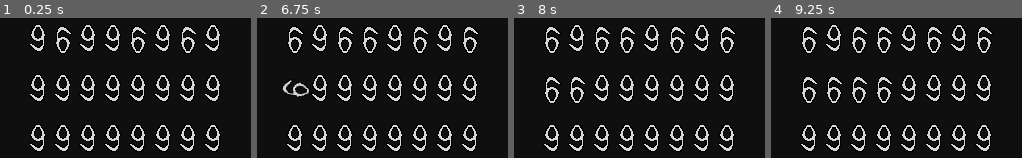
Above: before the commit, frames 1-4 (left to right).
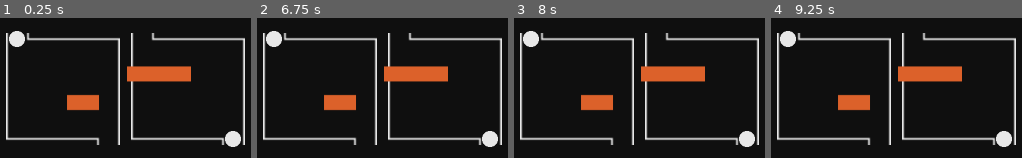
Above: after the commit, the same moments.

Repository: avodhel/project-team-test
Game: Godot game, scene res://Scenes/puzzle_dragcircles/puzzle_dragcircles.tscn
Same seed, same stepped clock (60 frames per second), same inputs: the game is played once before the commit and once after it. Before the commit the project starts from res://Scenes/puzzle_findall6sor9s/puzzle_findall6sor9s.tscn.
Inputs (mouse positions are in pixels of both pictures, inside the frame that each line leads up to):
- Up to frame 1 (0.25 s): no input
- Up to frame 2 (6.75 s): tap Enter at 0.5, 2, 3.5 s; drag from (294, 39) to (369, 39) at 0.52 s; tap Space at 1.25, 2.75, 4.25 s; drag from (319, 39) to (395, 39) at 1.27 s; move the mouse to (344, 39) at 2.02 s; click (344, 39) at 2.17 s; drag from (369, 39) to (445, 39) at 2.77 s; drag from (395, 39) to (470, 39) at 3.52 s; drag from (420, 39) to (344, 39) at 4.27 s; move the mouse to (445, 39) at 5.02 s; click (445, 39) at 5.17 s; drag from (470, 39) to (369, 39) at 5.77 s; drag from (294, 89) to (420, 39) at 6.52 s
- Up to frame 3 (8 s): drag from (576, 89) to (677, 39) at 7.27 s
- Up to frame 4 (9.25 s): move the mouse to (858, 89) at 8.02 s; click (858, 89) at 8.17 s; drag from (883, 89) to (959, 39) at 8.77 s

The runs differ from the first frame. In frame 1, 20% of the frame differs, in the area x 2-98%, y 5-95%; in frame 2, 20%; in frame 3, 20%; in frame 4, 20%.

Commit message:
collision between circles and platform

Diff:
--- a/Project Team Test/Scenes/puzzle_dragcircles/circle.tscn
+++ b/Project Team Test/Scenes/puzzle_dragcircles/circle.tscn
@@ -7,15 +7,17 @@
 radius = 16.6965
 
 [node name="Circle" type="Node2D"]
+
+[node name="Body" type="KinematicBody2D" parent="."]
 position = Vector2( 137, 100 )
 scale = Vector2( 0.5, 0.5 )
+input_pickable = true
 script = ExtResource( 2 )
 
-[node name="Area2D" type="Area2D" parent="."]
-
-[node name="Sprite" type="Sprite" parent="Area2D"]
+[node name="Sprite" type="Sprite" parent="Body"]
 texture = ExtResource( 1 )
 
-[node name="CollisionShape2D" type="CollisionShape2D" parent="Area2D"]
+[node name="CollisionShape2D" type="CollisionShape2D" parent="Body"]
 shape = SubResource( 1 )
-[connection signal="input_event" from="Area2D" to="." method="_on_Area2D_input_event"]
+[connection signal="input_event" from="Body" to="Body" method="_on_Body_input_event"]
+[connection signal="mouse_entered" from="Body" to="Body" method="_on_Body_mouse_entered"]
--- a/Project Team Test/Scenes/puzzle_dragcircles/movecircles.tscn
+++ b/Project Team Test/Scenes/puzzle_dragcircles/movecircles.tscn
@@ -1,13 +1,13 @@
 [gd_scene load_steps=3 format=2]
 
 [ext_resource path="res://Scenes/puzzle_dragcircles/circle.tscn" type="PackedScene" id=1]
-[ext_resource path="res://Scripts/puzzle_dragcircles/move_circles.gd" type="Script" id=2]
+[ext_resource path="res://Scripts/puzzle_dragcircles/movecircles.gd" type="Script" id=2]
 
 [node name="Circles" type="Node2D"]
 script = ExtResource( 2 )
 
 [node name="Circle" parent="." instance=ExtResource( 1 )]
-position = Vector2( 245, 150 )
+position = Vector2( -108, -50 )
 
 [node name="Circle2" parent="." instance=ExtResource( 1 )]
-position = Vector2( 25, 50 )
+position = Vector2( 108, 50 )
--- a/Project Team Test/Scenes/puzzle_dragcircles/platform.tscn
+++ b/Project Team Test/Scenes/puzzle_dragcircles/platform.tscn
@@ -7,18 +7,16 @@
 position = Vector2( 137, 100 )
 scale = Vector2( 1.75, 1.75 )
 
-[node name="left" type="Area2D" parent="."]
+[node name="left" type="StaticBody2D" parent="."]
 
 [node name="Sprite" type="Sprite" parent="left"]
 position = Vector2( -0.5, 0 )
-scale = Vector2( 1, 1 )
 texture = ExtResource( 1 )
 
 [node name="CollisionPolygon2D" type="CollisionPolygon2D" parent="left"]
-scale = Vector2( 1, 1 )
 polygon = PoolVector2Array( -31.3615, -31.2727, -31.3615, 28.7304, 20.1563, 28.1243, 20.3583, 31.5588, -31.1594, 28.9324 )
 
-[node name="right" type="Area2D" parent="."]
+[node name="right" type="StaticBody2D" parent="."]
 
 [node name="Sprite2" type="Sprite" parent="right"]
 position = Vector2( 0.5, 0 )
--- a/Project Team Test/Scripts/puzzle_dragcircles/circle.gd
+++ b/Project Team Test/Scripts/puzzle_dragcircles/circle.gd
@@ -1,17 +1,22 @@
-extends Node2D
+extends KinematicBody2D
 
+var mouse_entered = false
 var drag_mouse = false
+var draggingDistance = Vector2(0, 0)
+var dir = 0
 
-func _ready():
-	pass # Replace with function body.
-
-func _process(delta):
-	if(drag_mouse):
-		self.position = get_viewport().get_mouse_position()
-
-func _on_Area2D_input_event(viewport, event, shape_idx):
-	if (event is InputEventMouseButton):
-		if event.pressed:
+func _on_Body_input_event(viewport, event, shape_idx):
+	if event is InputEventMouseButton:
+		if event.is_pressed() && mouse_entered:
+			draggingDistance = position.distance_to(get_viewport().get_mouse_position())
+			dir = (get_viewport().get_mouse_position() - position).normalized()
 			drag_mouse = true
 		else:
 			drag_mouse = false
+	elif event is InputEventMouseMotion:
+		if drag_mouse:
+			var newPosition = get_viewport().get_mouse_position() - draggingDistance * dir
+			move_and_collide(newPosition - position )
+
+func _on_Body_mouse_entered():
+	mouse_entered = true
--- a/Project Team Test/Scripts/puzzle_dragcircles/move_circles.gd
+++ b/Project Team Test/Scripts/puzzle_dragcircles/movecircles.gd
@@ -1,10 +1,7 @@
 extends Node2D
 
-onready var circle1 = $Circle
-onready var circle2 = $Circle2
-
-func _ready():
-	pass # Replace with function body.
+onready var circle1 = $Circle/Body
+onready var circle2 = $Circle2/Body
 
 func _process(delta):
 	if circle1.drag_mouse:
--- a/Project Team Test/project.godot
+++ b/Project Team Test/project.godot
@@ -16,15 +16,13 @@
 [application]
 
 config/name="Project Team Test"
-run/main_scene="res://Scenes/puzzle_findall6sor9s/puzzle_findall6sor9s.tscn"
+run/main_scene="res://Scenes/puzzle_dragcircles/puzzle_dragcircles.tscn"
 config/icon="res://icon.png"
 
 [display]
 
 window/size/width=275
 window/size/height=200
-window/size/test_width=275
-window/size/test_height=200
 
 [rendering]
 
